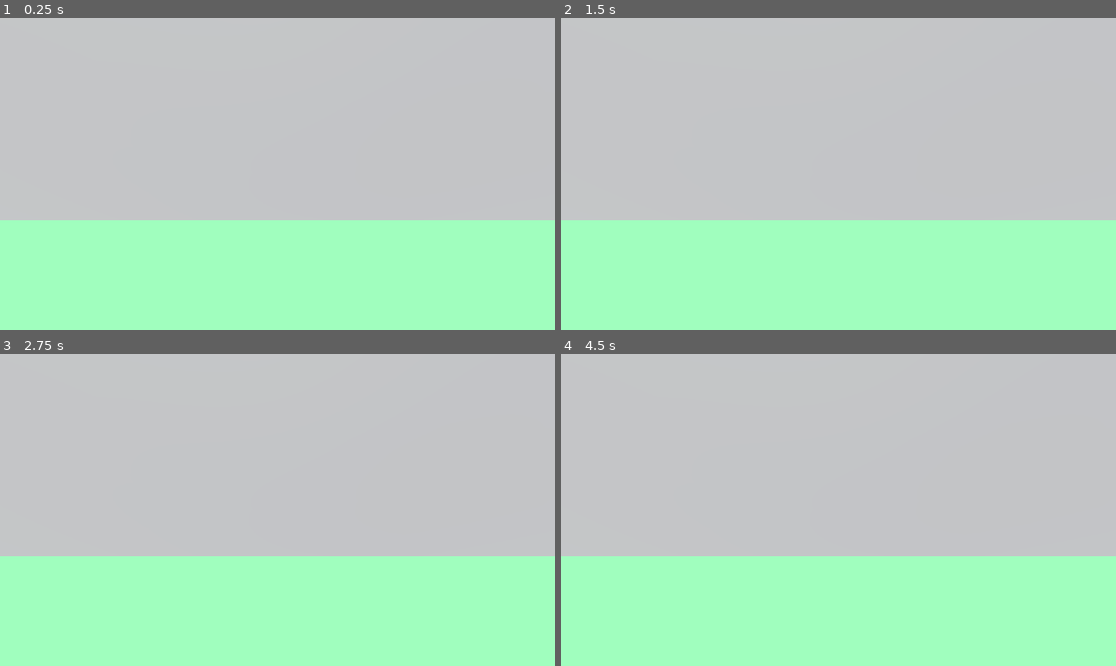
Above: before the commit, frames 1-4 (two rows, left to right).
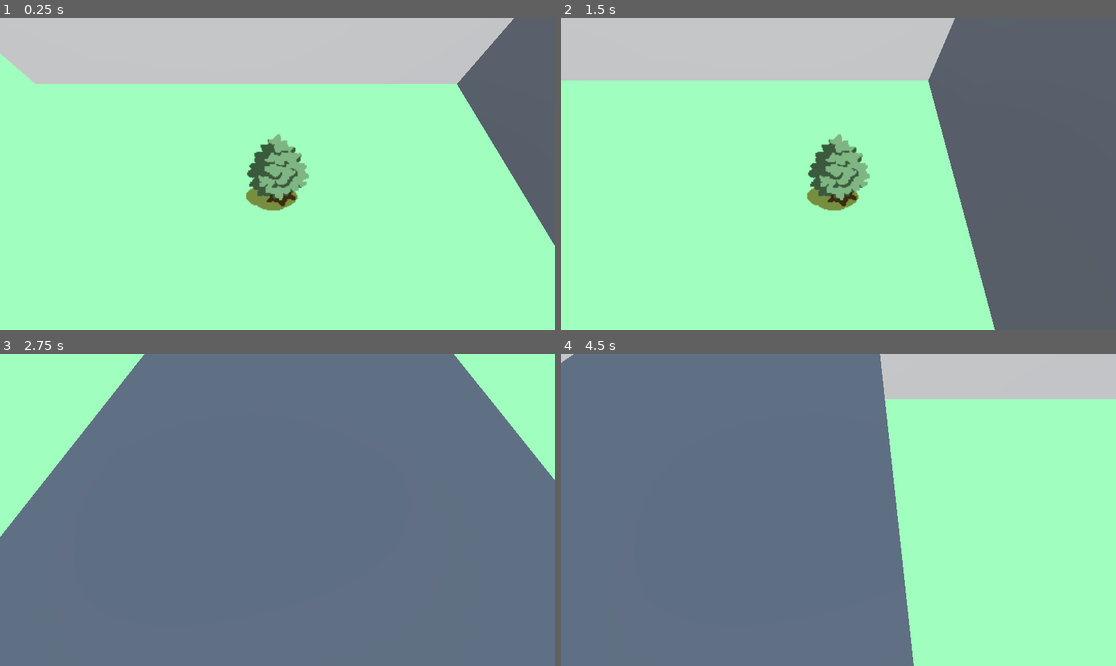
Above: after the commit, the same moments.

Repository: BrownRISDGameDevelopers/mosquito-simulator
Game: Godot game, scene res://scenes/Map.tscn
The game is run twice, just before and just after one commit, with the same random seed, the same clock (stepped at 60 frames per second) and the same inputs.
Inputs:
- Up to frame 1 (0.25 s): no input
- Up to frame 2 (1.5 s): tap Enter at 0.5 s; hold D (right) 0.53-1.28 s; tap Space (suck) at 0.6 s; hold S (down) from 1.28 s (still down); tap Shift (sprint) at 1.35 s
- Up to frame 3 (2.75 s): tap Space (suck) at 1.55, 2.1 s; release S (down) at 2.03 s; hold D (right) from 2.03 s (still down)
- Up to frame 4 (4.5 s): release D (right) at 2.78 s; hold W (up) 2.78-3.53 s; tap Space (suck) at 2.85, 3.8, 4.35 s; hold Shift (sprint) 3.53-4.28 s; hold A (left) from 3.53 s (still down)

The runs differ from the first frame. In frame 1, 47% of the frame differs, in the area x 0-100%, y 0-73%; in frame 2, 60%; in frame 3, 100%, in the area x 0-100%, y 0-100%; in frame 4, 81%.
Error before the commit: Parse Error: Expected indented block after function declaration. (res://scripts/player.gd:19)
Error after the commit: Attempt to call function '_on_sucked_blood' in base 'null instance' on a null instance. (res://scripts/player.gd:81)

Commit message:
fix: duplicate code in player.gd

Diff:
--- a/scripts/player.gd
+++ b/scripts/player.gd
@@ -11,16 +11,7 @@
 var current_speed: float = 1
 var accelerating: bool = false
 
-func _physics_process(delta: float) -> void:
-	player_movement(delta)
-
-	move_and_slide()
-
-func player_movement(delta):
 signal minigame_toggle
-
-const SPEED = 5
-const JUMP_VELOCITY = 4.5
 
 signal sucked_blood
 
@@ -48,6 +39,14 @@
 	if not is_on_floor():
 		velocity += get_gravity() * delta
 
+	player_movement(delta)
+
+	if Input.is_action_just_pressed("suck"):
+		_add_blood()
+
+	move_and_slide()
+
+func player_movement(delta):
 	# handling sprinting
 	var sprint_req := Input.is_action_pressed("sprint");
 	if sprint_req and not accelerating:
@@ -71,23 +70,11 @@
 
 	if direction == Vector3.ZERO:
 		horizontal_velocity = horizontal_velocity.move_toward(Vector3.ZERO, DECELERATION * delta)
-	var direction := (transform.basis * Vector3(input_dir.x, 0, input_dir.y)).normalized()
-
-	if direction:
-		velocity.x = direction.x * SPEED
-		velocity.z = direction.z * SPEED
 	else:
 		horizontal_velocity = horizontal_velocity.move_toward(target_velocity, ACCELERATION * delta)
 
 	velocity.x = horizontal_velocity.x
 	velocity.z = horizontal_velocity.z
-
-	print(current_speed)
-	if Input.is_action_just_pressed("suck"):
-		_add_blood()
-
-
-	move_and_slide()
 
 func _add_blood():
 	emit_signal("sucked_blood")
